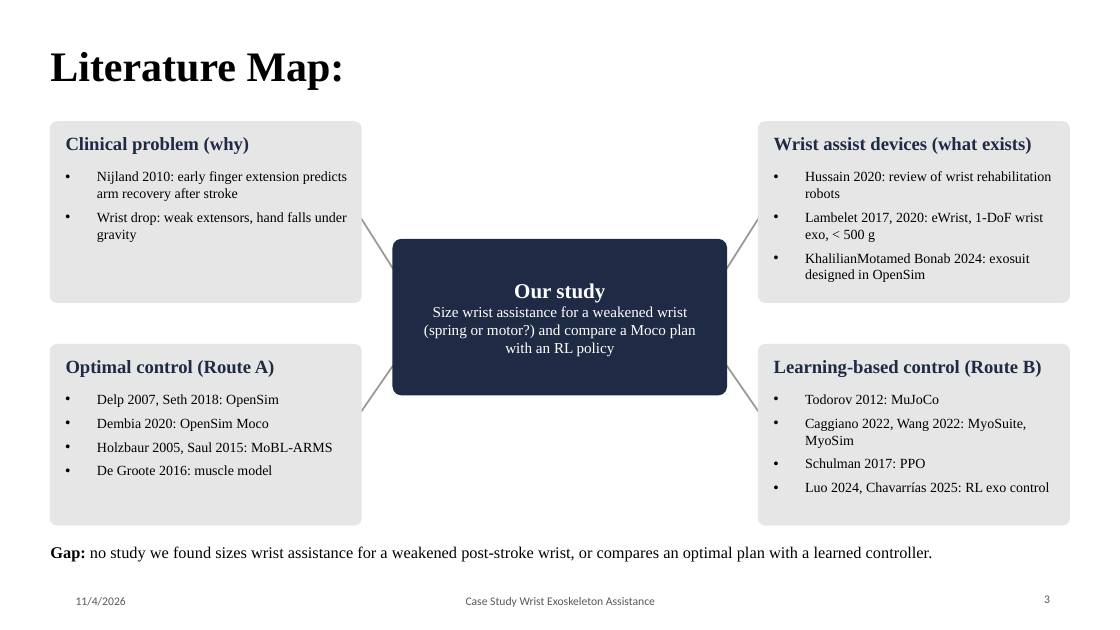
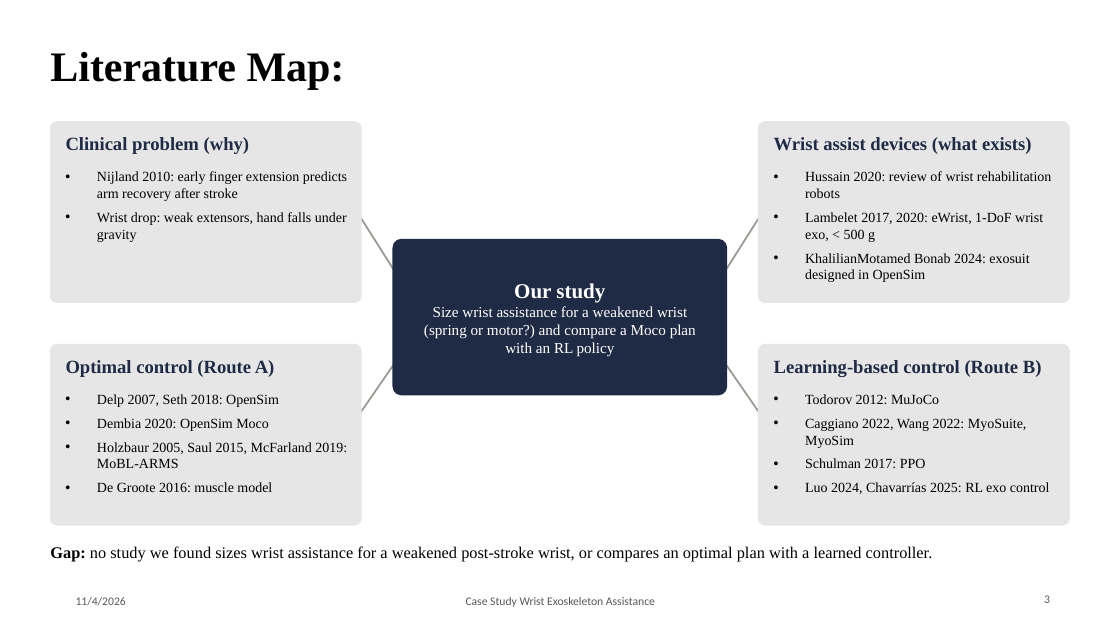
Before and after one commit to Rationaliser/wrist-exo-assist-sim, a slide deck: slide 3 of presentation/P2_Team7_Wrist_Exo_Baseline.pptx. Drawn at 1120x630 pixels with LibreOffice and Linux fonts; fonts in the diff are those of the drawing; background and template pictures are left out. Boxes give left, top, right and bottom in pixels: in the first picture for what was removed or moved away, otherwise in the second. Text is boxed around its words. In the diff, an @@ line names an element or a change of style, - is before the commit and + after.

```diff
--- a/presentation/P2_Team7_Wrist_Exo_Baseline.pptx
+++ b/presentation/P2_Team7_Wrist_Exo_Baseline.pptx
@@ text at [97,442,347,468]: text changed @@
-• Holzbaur 2005, Saul 2015: MoBL-ARMS
+• Holzbaur 2005, Saul 2015, McFarland 2019: MoBL-ARMS
```
Also in this commit, not shown: 8 other slides changed, 1 slide added, 1 slide removed, 4 other files.
